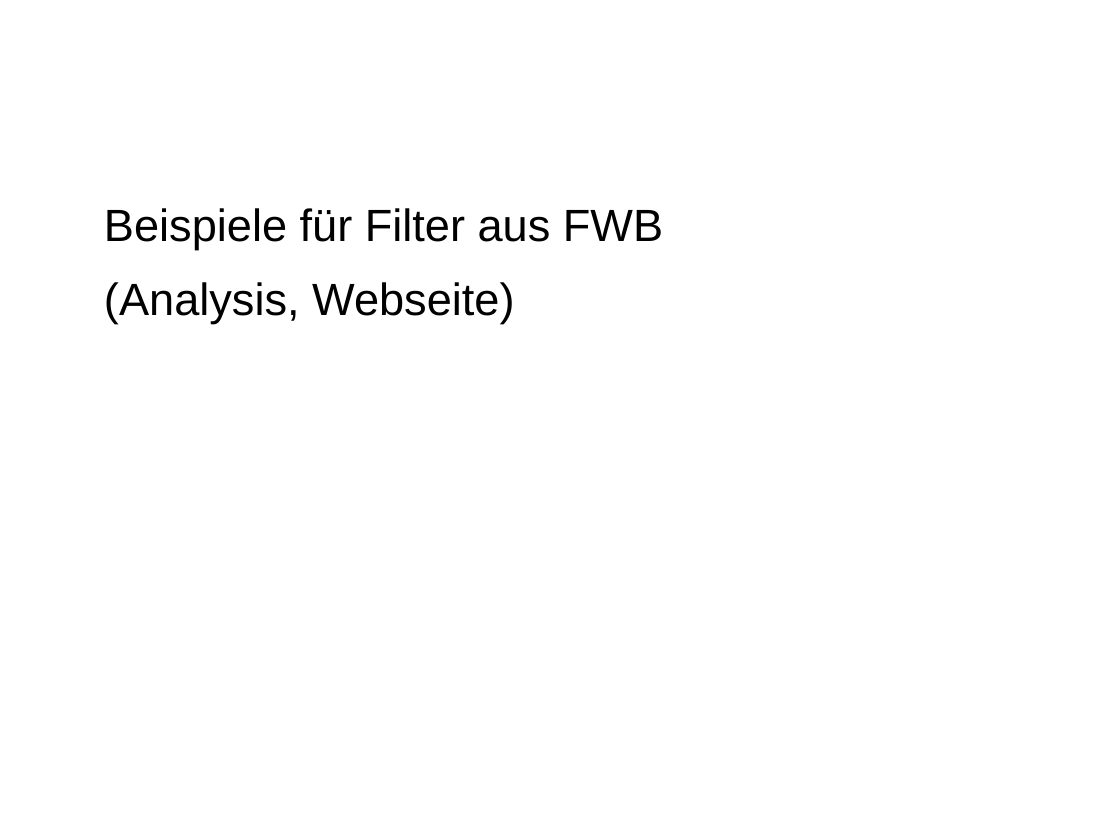
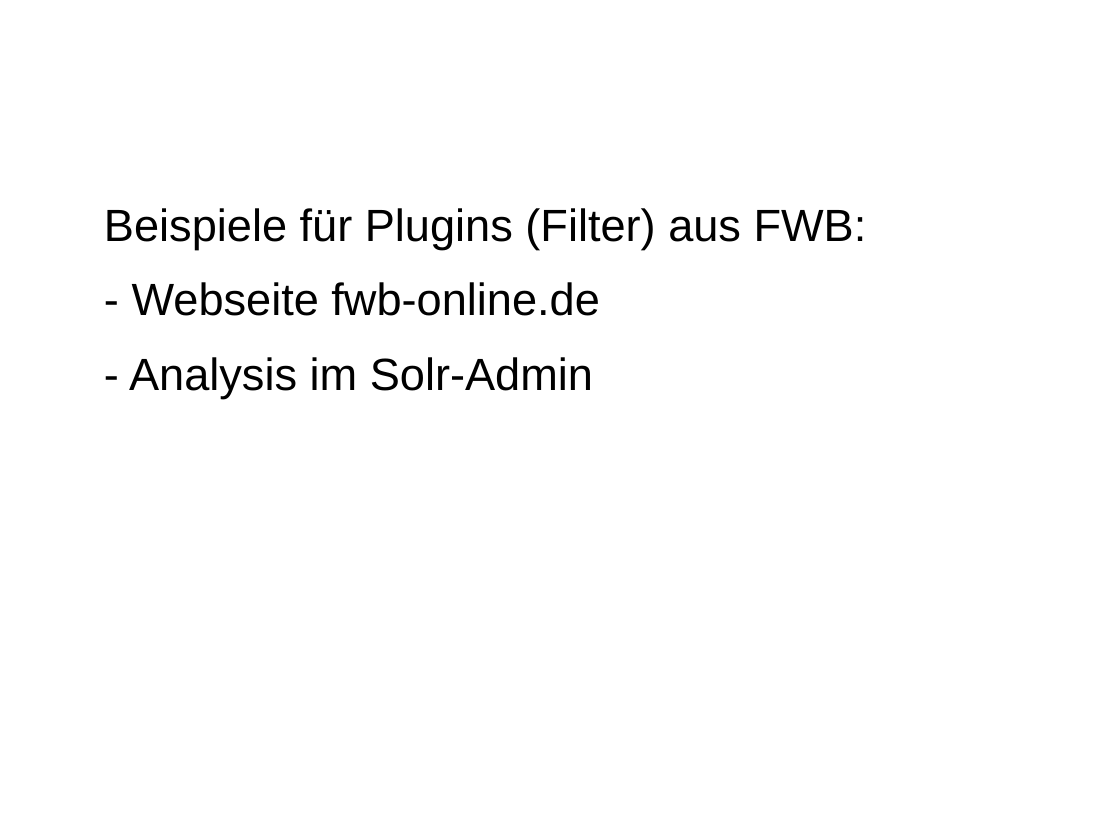
Before and after one commit to subugoe/solr-plugins-starterkit, a slide deck: slide 6 of solr-plugins.odp. Drawn at 1120x840 pixels with LibreOffice and Linux fonts; fonts in the diff are those of the drawing. Boxes give left, top, right and bottom in pixels: in the first picture for what was removed or moved away, otherwise in the second. Text is boxed around its words. In the diff, an @@ line names an element or a change of style, - is before the commit and + after.

```diff
--- a/solr-plugins.odp
+++ b/solr-plugins.odp
@@ text at [104, 208, 867, 398]: text changed @@
-Beispiele für Filter aus FWB
-(Analysis, Webseite)
+Beispiele für Plugins (Filter) aus FWB:
+- Webseite fwb-online.de
+- Analysis im Solr-Admin
```
Also in this commit, not shown: 2 other slides changed.
